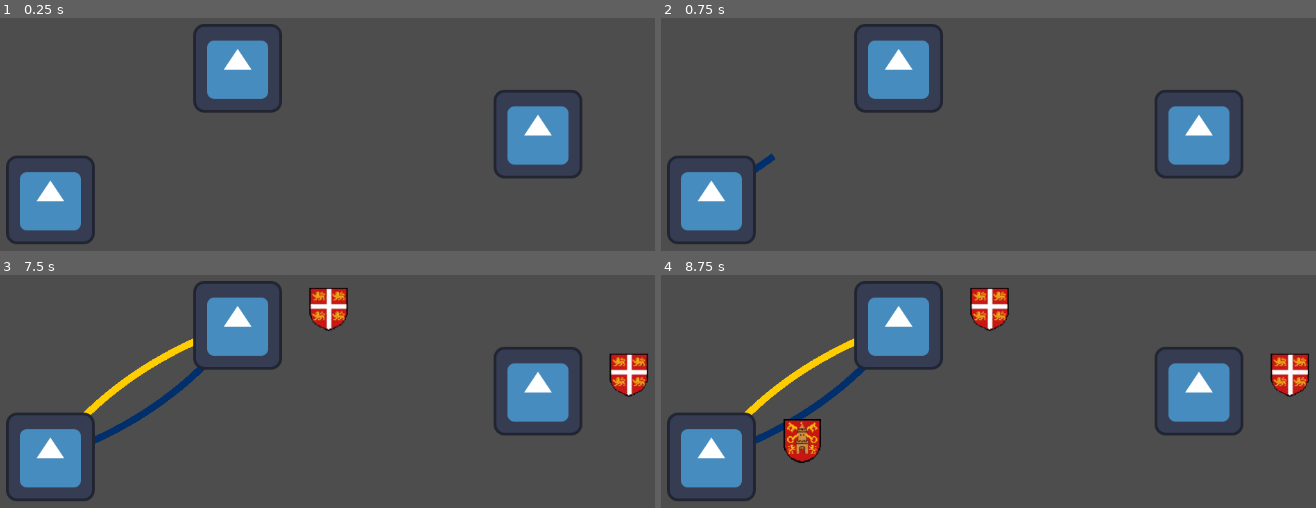
Above: before the commit, frames 1-4 (two rows, left to right).
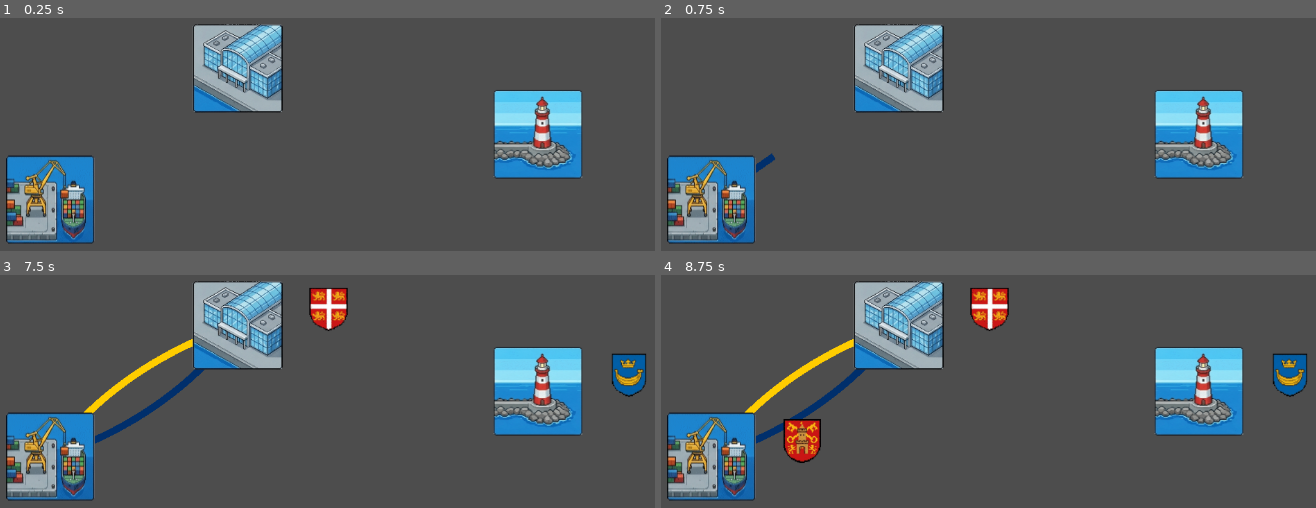
Above: after the commit, the same moments.

Repository: Levartar/mini-ferries
Game: Godot game, scene res://src/levels/test_ports.tscn
The game is run twice, just before and just after one commit, with the same random seed, the same clock (stepped at 60 frames per second) and the same inputs. This scene is started directly instead of the project's main scene. The engine's default icon, where the game draws it, is replaced by a stand-in: a white triangle on a blue panel in a dark square.
Inputs (mouse positions are in pixels of both pictures, inside the frame that each line leads up to):
- Up to frame 1 (0.25 s): no input
- Up to frame 2 (0.75 s): tap Enter at 0.5 s; drag from (713, 199) to (896, 69) at 0.52 s
- Up to frame 3 (7.5 s): tap Space at 1.25, 2.75, 4.25 s; drag from (235, 326) to (52, 456) at 1.27 s; tap Enter at 2, 3.5 s; move the mouse to (537, 391) at 2.02 s; click (537, 391) at 2.17 s; drag from (281, 482) to (235, 326) at 2.77 s; move the mouse to (556, 459) at 3.52 s; click (556, 459) at 3.67 s; drag from (78, 326) to (196, 279) at 4.27 s; move the mouse to (360, 391) at 5.02 s; click (360, 391) at 5.17 s; drag from (196, 279) to (52, 456) at 5.77 s; move the mouse to (497, 370) at 6.52 s; click (497, 370) at 6.67 s; drag from (157, 414) to (537, 391) at 7.27 s
- Up to frame 4 (8.75 s): move the mouse to (1060, 293) at 8.02 s; click (1060, 293) at 8.17 s

The runs differ from the first frame. In frame 1, 15% of the frame differs, in the area x 0-89%, y 2-97%; in frame 2, 15%; in frame 3, 16%, in the area x 0-99%, y 2-97%; in frame 4, 16%.

Commit message:
add port icons

Diff:
--- a/src/entities/Port.tscn
+++ b/src/entities/Port.tscn
@@ -8,6 +8,9 @@
 
 [node name="Port" type="Area2D" unique_id=733375235]
 script = ExtResource("2_p8dw3")
+port_type = null
+crest_type = null
+max_capacity = null
 
 [node name="CollisionShape2D" type="CollisionShape2D" parent="." unique_id=810209978]
 shape = SubResource("CircleShape2D_xh4ph")
--- a/src/entities/port.gd
+++ b/src/entities/port.gd
@@ -2,19 +2,29 @@
 class_name Port
 
 # We use Enums to define destinations (Mini-Metro style shapes)
-enum PortType { DENMARK, HELSINKI, SWEDEN, RIGA }
+enum PortType { LOADING, PASSENGER, LUXUS, CONTAINER, LIGHTHOUSE }
+enum CrestType { DENMARK, HELSINKI, SWEDEN, RIGA }
 
-@export var port_type: PortType = PortType.DENMARK
+@export var port_type: PortType = PortType.LOADING
+@export var crest_type: CrestType = CrestType.DENMARK
 @export var max_capacity: int = 10
 
 var waiting_passengers: Array[PortType] = []
 
 # Mapping types to their specific crest textures
 const CREST_MAP = {
-	PortType.DENMARK: preload("res://assets/sprites/crests/denmark_crest.png"),
-	PortType.HELSINKI: preload("res://assets/sprites/crests/helsinki_crest.png"),
-	PortType.SWEDEN: preload("res://assets/sprites/crests/sweden_crest.png"),
-	PortType.RIGA: preload("res://assets/sprites/crests/riga_crest.png")
+	CrestType.DENMARK: preload("res://assets/sprites/crests/denmark_crest.png"),
+	CrestType.HELSINKI: preload("res://assets/sprites/crests/helsinki_crest.png"),
+	CrestType.SWEDEN: preload("res://assets/sprites/crests/sweden_crest.png"),
+	CrestType.RIGA: preload("res://assets/sprites/crests/riga_crest.png")
+}
+
+const PORT_MAP = {
+	PortType.LOADING: preload("res://assets/sprites/ports/loading.png"),
+	PortType.PASSENGER: preload("res://assets/sprites/ports/passenger.png"),
+	PortType.LUXUS: preload("res://assets/sprites/ports/luxus.png"),
+	PortType.CONTAINER: preload("res://assets/sprites/ports/container.png"),
+	PortType.LIGHTHOUSE: preload("res://assets/sprites/ports/lighthouse.png")
 }
 
 # Signals to alert the Game Manager
@@ -24,6 +34,7 @@
 @onready var passenger_ui = $HBoxContainer
 
 func _ready():
+	$Sprite2D.texture = PORT_MAP[port_type]
 	# Start spawning passengers randomly
 	spawn_timer.wait_time = randf_range(5.0, 10.0)
 	spawn_timer.start()
@@ -42,7 +53,7 @@
 func generate_passenger():
 	# Pick a random destination that ISN'T this port
 	print("Generating passenger at ", port_type)
-	var available_types = PortType.values()
+	var available_types = CrestType.values()
 	available_types.erase(port_type)
 	var destination = available_types.pick_random()
 
--- a/src/levels/test_ports.tscn
+++ b/src/levels/test_ports.tscn
@@ -13,7 +13,8 @@
 [node name="Port2" parent="." unique_id=1938865386 instance=ExtResource("1_d3unv")]
 position = Vector2(458, 227)
 port_type = 1
+crest_type = 0
 
 [node name="Port3" parent="." unique_id=733375235 instance=ExtResource("1_d3unv")]
 position = Vector2(891, 322)
-port_type = 2
+port_type = 4
Binary file added: assets/sprites/ports/container.png
Not shown, added: assets/sprites/ports/container.png.import
Binary file added: assets/sprites/ports/lighthouse.png
Not shown, added: assets/sprites/ports/lighthouse.png.import
Binary file added: assets/sprites/ports/loading.png
Not shown, added: assets/sprites/ports/loading.png.import
Binary file added: assets/sprites/ports/luxus.png
Not shown, added: assets/sprites/ports/luxus.png.import
Binary file added: assets/sprites/ports/passenger.png
Not shown, added: assets/sprites/ports/passenger.png.import
Not shown, changed: .DS_Store
Not shown, added: assets/.DS_Store
(and 1 more such lines)
